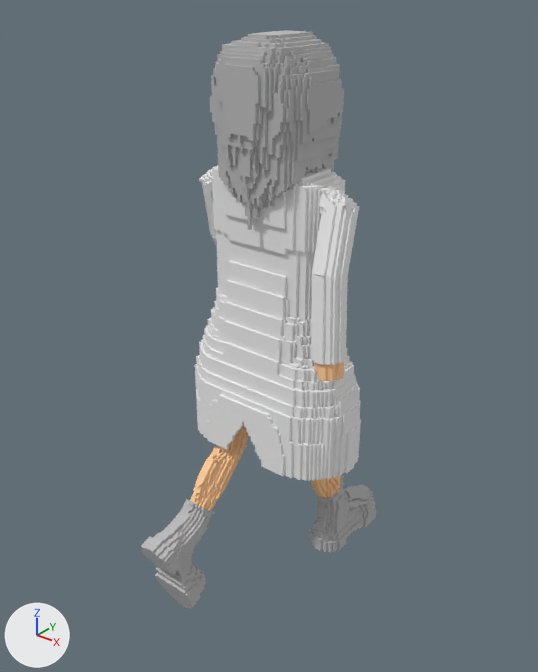
Two versions of the glTF model Assets/Resources/Character_GLB/CharacterRig.glb, one commit apart.
The view is the same before and after, from a 50 mm camera at (152.0, -198.0, 137.0) aimed at (-2.0, -6.0, 18.0). Lighting does not change. The marker at lower left points along +X, +Y and +Z. Both versions are drawn at frame 20 of the action 'Walk'; the numbers are the values there.

In view in the first picture: 'Body-Local', 'Cloth-Local', 'Head-Local', 'LeftFoot-Local', 'LeftLeg1-Local', 'RightArm1-Local', 'RightArm2-Local', 'RightFoot-Local', 'RightLeg1-Local'.
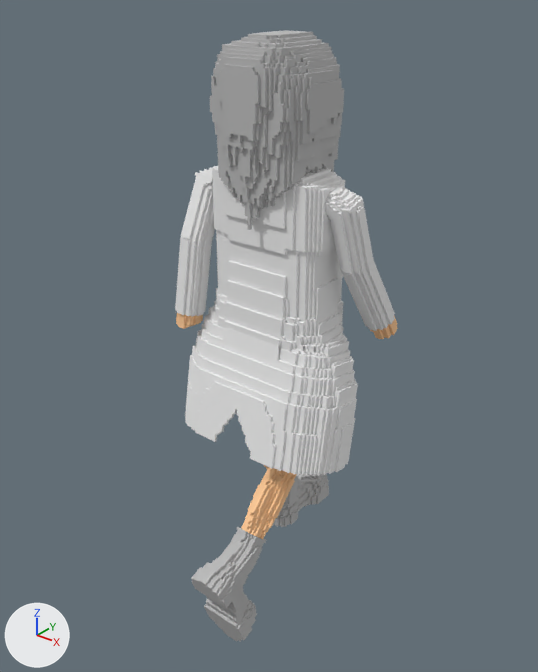
Not drawn themselves, but carrying or shaping drawn objects: ob_cloth_global, ob_leftarm2_global, ob_rightarm2_global, ob_leftleg2_global, ob_leftleg1_global, ob_leftfoot_global, ob_rightleg2_global, ob_rightleg1_global, ob_rightfoot_global.

Boxes (x1, y1, x2, y2) around the edits, measured in the pictures (538 x 672 px):
'Cloth-Local', turned: before (195, 318, 361, 481); after (185, 305, 358, 475)
'RightFoot-Local', turned: before (309, 485, 376, 553); after (191, 539, 259, 642)
'LeftFoot-Local', turned: before (141, 510, 208, 609); after (272, 474, 329, 527)
'RightArm1-Local', turned: before (311, 273, 348, 365); after (340, 262, 395, 331)
'RightArm2-Local', turned: before (312, 185, 359, 279); after (325, 183, 374, 274)
'RightLeg1-Local', turned: before (311, 475, 344, 510); after (230, 468, 297, 555)
'LeftArm1-Local', turned: before (211, 234, 217, 248); after (175, 236, 212, 316)
'LeftLeg1-Local', turned (not visible afterwards): before (180, 445, 245, 531)
'LeftArm2-Local', turned: before (199, 165, 218, 238); after (181, 166, 215, 242)
'RightHand-Local', turned: before (315, 362, 344, 382); after (370, 316, 398, 339)
'LeftHand-Local', turned (not visible before): after (176, 313, 203, 329)
'LeftLeg2-Local', turned (not visible afterwards): before (228, 425, 249, 450)

What changed in the scene script:
```text
Change ob_cloth_global:
    ob_cloth_global.rotation_euler: (0.0, 0.0, 0.0) -> (-0.175, 0.0, 0.0)  # degrees (0, 0, 0) -> degrees (-10, 0, 0)
Change ob_leftarm2_global:
    ob_leftarm2_global.rotation_euler: (0.262, -0.0873, 0.0) -> (-0.349, -0.0873, 0.0)  # degrees (15, -5, 0) -> degrees (-20, -5, 0)
Change ob_rightarm2_global:
    ob_rightarm2_global.rotation_euler: (-0.349, 0.0873, 0.0) -> (0.262, 0.0873, 0.0)  # degrees (-20, 5, 0) -> degrees (15, 5, 0)
Change ob_leftleg2_global:
    ob_leftleg2_global.rotation_euler: (-0.436, 0.0, 0.0) -> (0.349, 0.0, 0.0)  # degrees (-25, 0, 0) -> degrees (20, 0, 0)
Change ob_leftleg1_global:
    ob_leftleg1_global.rotation_euler: (-0.349, 0.0, 0.0) -> (-0.0873, 0.0, 0.0)  # degrees (-20, 0, 0) -> degrees (-5, 0, 0)
Change ob_leftfoot_global:
    ob_leftfoot_global.rotation_euler: (-0.436, 0.0, 0.0) -> (-0.262, 0.0, 0.0)  # degrees (-25, 0, 0) -> degrees (-15, 0, 0)
Change ob_rightleg2_global:
    ob_rightleg2_global.rotation_euler: (0.349, 0.0, 0.0) -> (-0.436, 0.0, 0.0)  # degrees (20, 0, 0) -> degrees (-25, 0, 0)
Change ob_rightleg1_global:
    ob_rightleg1_global.rotation_euler: (-0.0873, 0.0, 0.0) -> (-0.349, 0.0, 0.0)  # degrees (-5, 0, 0) -> degrees (-20, 0, 0)
Change ob_rightfoot_global:
    ob_rightfoot_global.rotation_euler: (-0.262, 0.0, 0.0) -> (-0.436, 0.0, 0.0)  # degrees (-15, 0, 0) -> degrees (-25, 0, 0)
```
